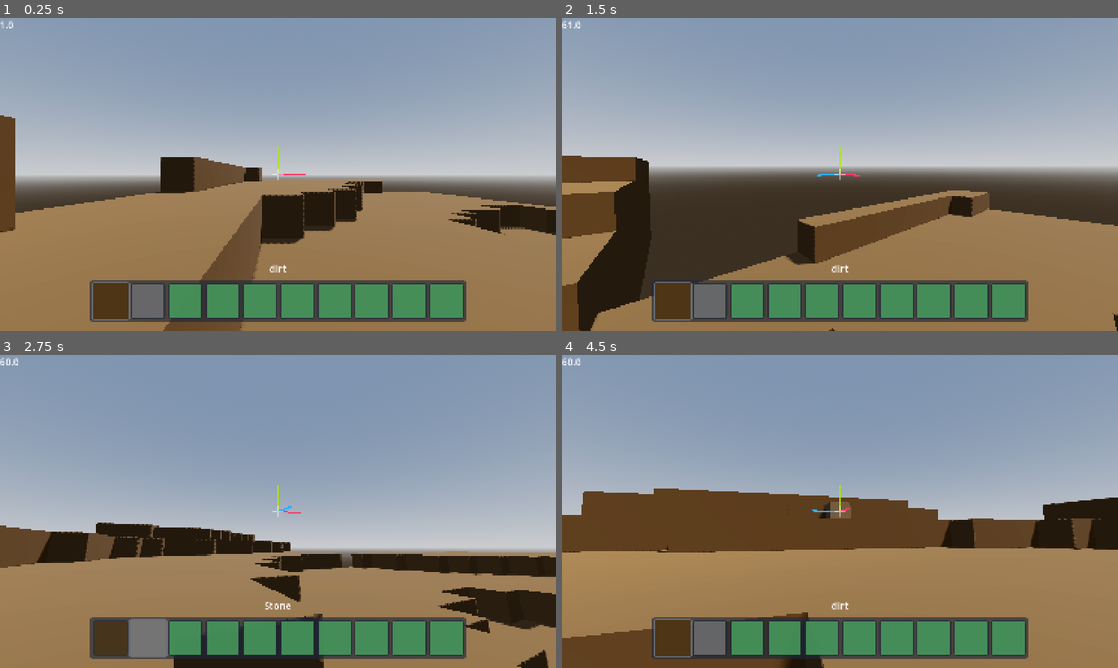
Above: before the commit, frames 1-4 (two rows, left to right).
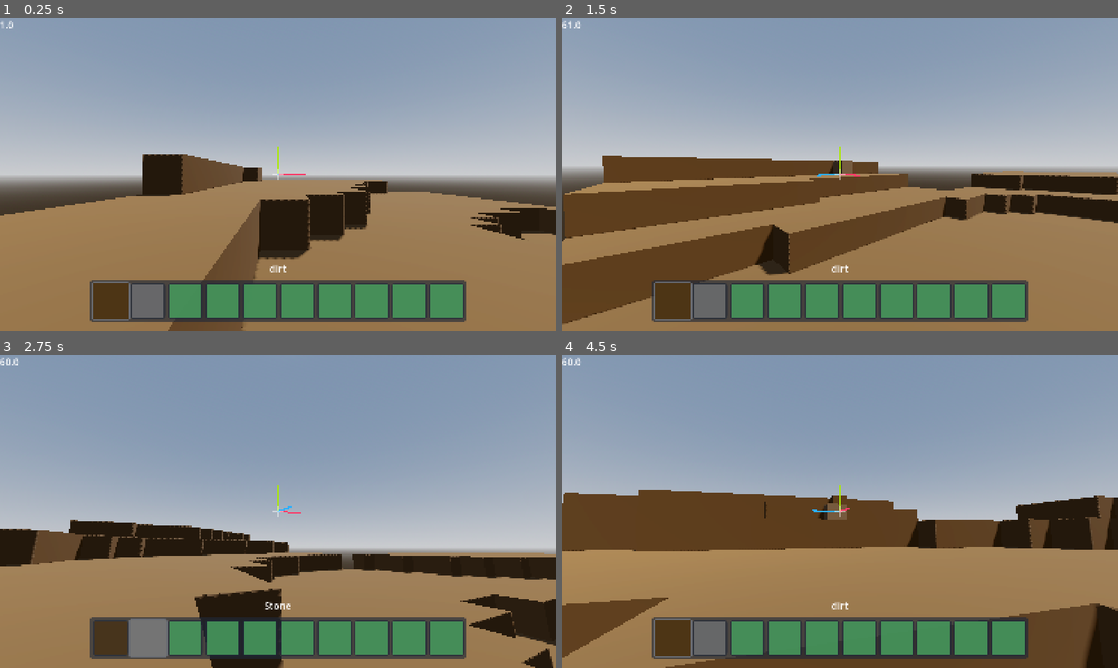
Above: after the commit, the same moments.

Repository: PixelSaver/PlacePixels
Game: Godot game, scene res://scriptsnscenes/main.tscn
Two runs of this game, one before a commit and one after it. Both use one fixed random seed, a clock stepped at 60 frames per second and the inputs below.
Inputs (mouse positions are in pixels of both pictures, inside the frame that each line leads up to):
- Up to frame 1 (0.25 s): no input
- Up to frame 2 (1.5 s): tap Enter at 0.5 s; move the mouse to (867, 174) at 0.52 s; hold W (up) from 0.53 s (still down); click (867, 174) at 0.6 s; tap Space (jump) at 0.77 s; move the mouse to (812, 174) at 1.27 s; right-click (812, 174) at 1.35 s
- Up to frame 3 (2.75 s): keep holding W (up); tap Space (jump) at 1.52 s; move the mouse to (289, 505) at 2.02 s; tap Mouse wheel down (scroll_down) at 2.1 s
- Up to frame 4 (4.5 s): keep holding W (up); move the mouse to (834, 517) at 2.77 s; tap Mouse wheel up (scroll_up) at 2.85 s; tap Space (jump) at 3.02, 3.77 s; move the mouse to (878, 514) at 3.52 s; click (878, 514) at 3.6 s; move the mouse to (795, 508) at 4.27 s; right-click (795, 508) at 4.35 s

The runs differ from the first frame. In frame 1, 3.9% of the frame differs, in the area x 0-100%, y 31-100%; in frame 2, 22%, in the area x 0-100%, y 44-100%; in frame 3, 7.3%; in frame 4, 12%.

Commit message:
Spawns player on top of the ground now!

Diff:
--- a/scriptsnscenes/worldgen/world_gen.gd
+++ b/scriptsnscenes/worldgen/world_gen.gd
@@ -22,8 +22,15 @@
 	for chunk in loaded_chunks.values():
 		chunk.build_mesh(_get_neighbor_chunks(chunk.chunk_position))
 
-
 	Global.player_chunk_update.connect(_on_player_chunk_update)
+
+	# Spawn player above ground
+	var zchunk = get_chunk(Vector2i.ZERO) as Chunk
+	var idx = 0
+	var local_player_pos = Chunk.to_chunk_space(Global.player.global_position)
+	while zchunk.get_block_id(Vector3i(local_player_pos.x, idx, local_player_pos.z)) != 0:
+		idx += 1
+	Global.player.global_position = Vector3i(local_player_pos.x, idx, local_player_pos.z)
 
 	delete_folder_recursive("user://worlds/%s" % Settings.world_name)
 
Binary file removed: assets/images/block/iron_bars.png
Not shown, removed: assets/images/block/iron_bars.png.import
Binary file removed: assets/images/block/iron_block.png
Not shown, removed: assets/images/block/iron_block.png.import
Binary file removed: assets/images/block/iron_door_bottom.png
Not shown, removed: assets/images/block/iron_door_bottom.png.import
Binary file removed: assets/images/block/iron_door_top.png
Not shown, removed: assets/images/block/iron_door_top.png.import
Binary file removed: assets/images/block/iron_ore.png
Not shown, removed: assets/images/block/iron_ore.png.import
Binary file removed: assets/images/block/iron_trapdoor.png
Not shown, removed: assets/images/block/iron_trapdoor.png.import
(and 45 more such lines)
